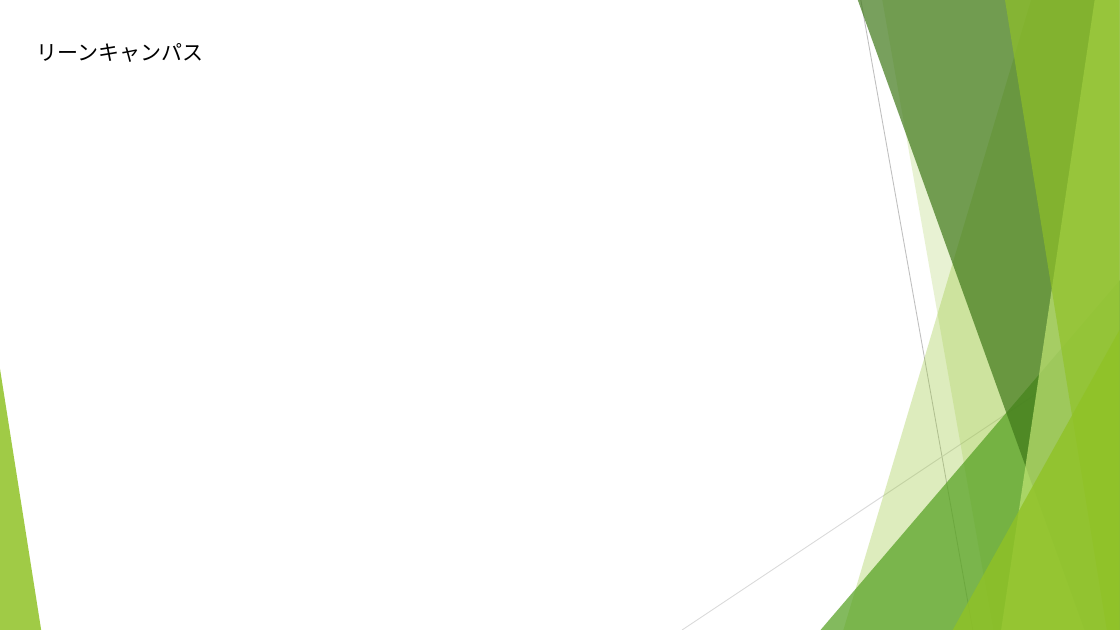
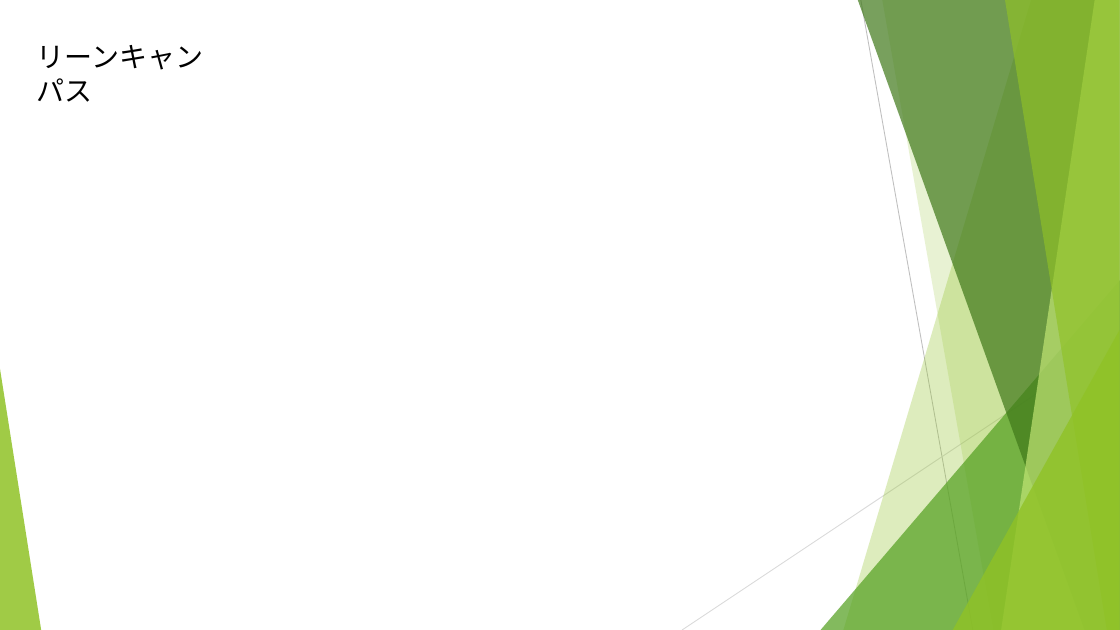
Before and after one commit to Smart-SE/sse2018-group3, a slide deck: slide 3 of oonishi/感情衛星「ひまわり」の発表シナリオ.pptx. Drawn at 1120x630 pixels with LibreOffice and Linux fonts; fonts in the diff are those of the drawing. Boxes give left, top, right and bottom in pixels: in the first picture for what was removed or moved away, otherwise in the second. Text is boxed around its words. In the diff, an @@ line names an element or a change of style, - is before the commit and + after.

```diff
--- a/oonishi/感情衛星「ひまわり」の発表シナリオ.pptx
+++ b/oonishi/感情衛星「ひまわり」の発表シナリオ.pptx
@@ text "リーンキャンパス" at (37,45,204,102): size 18 to 24 pt, font Cabin to Noto Sans CJK JP @@
```
Also in this commit, not shown: 3 other slides changed, 2 slides added, 1 slide removed.
